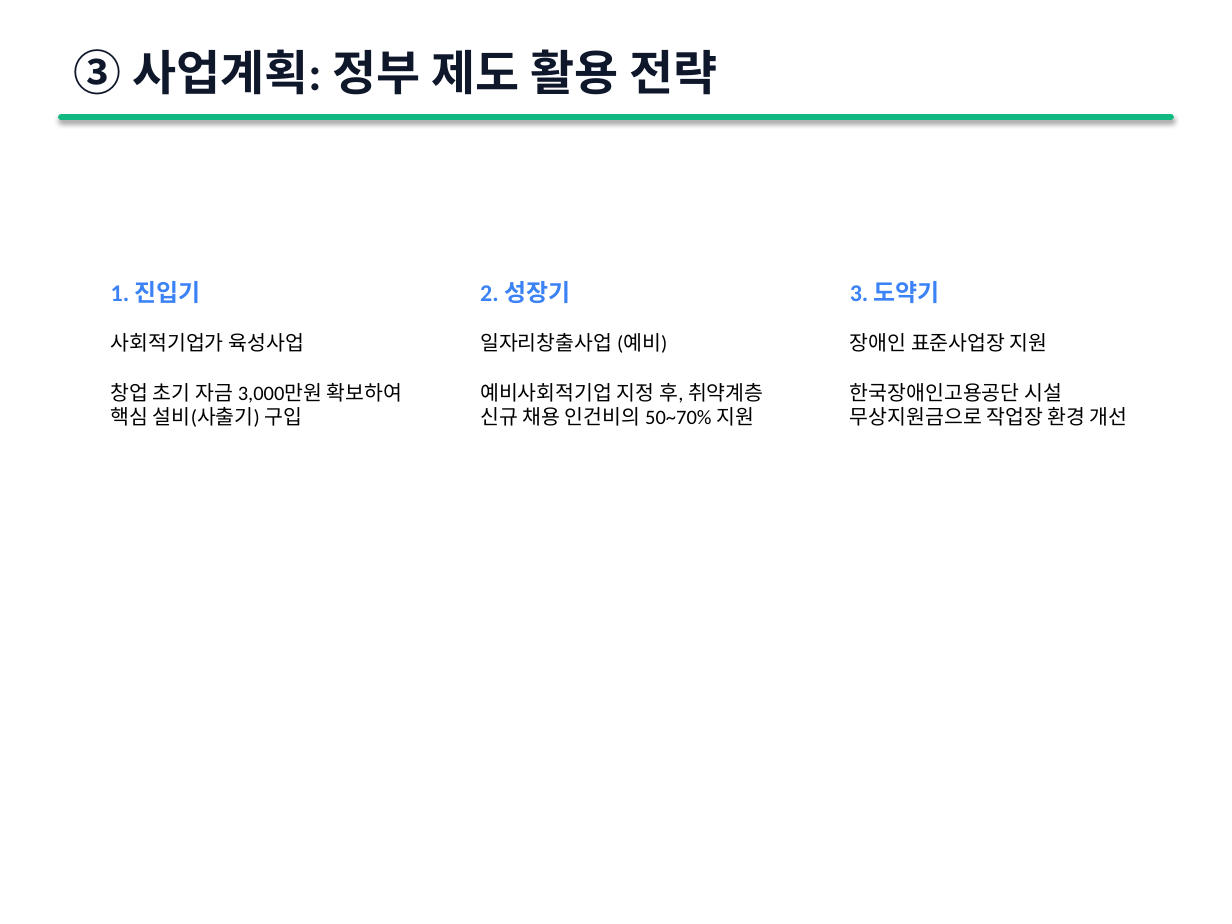
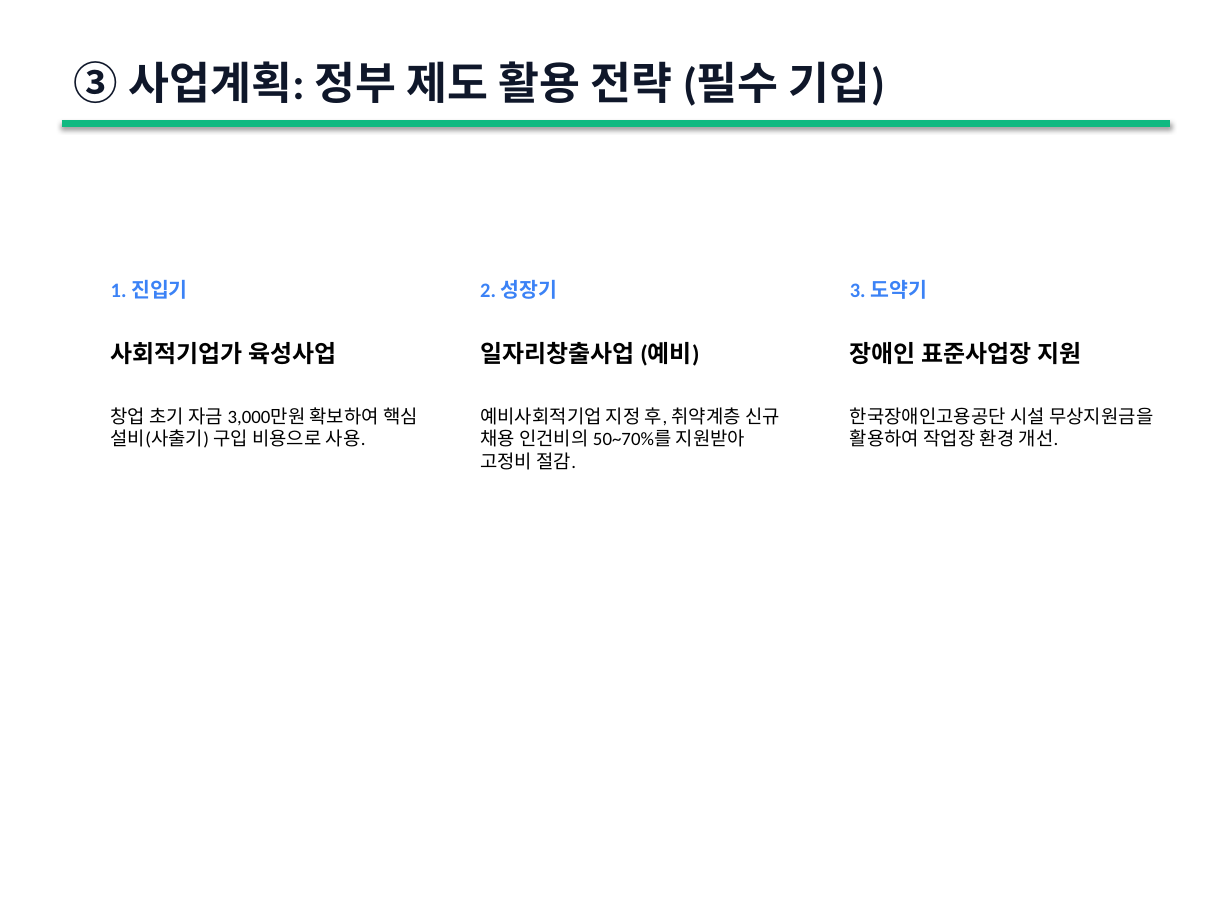
Before and after one commit to ROYSOE/claude-quickstarts, a slide deck: slide 10 of ReSpring_Business_Plan.pptx. Drawn at 1232x924 pixels with LibreOffice and Linux fonts; fonts in the diff are those of the drawing. Boxes give left, top, right and bottom in pixels: in the first picture for what was removed or moved away, otherwise in the second. Text is boxed around its words. In the diff, an @@ line names an element or a change of style, - is before the commit and + after.

```diff
--- a/ReSpring_Business_Plan.pptx
+++ b/ReSpring_Business_Plan.pptx
@@ text at (74,61,885,106): text changed; size 28 to 26 pt @@
-③ 사업계획: 정부 제도 활용 전략
+③ 사업계획: 정부 제도 활용 전략 (필수 기입)
@@ rectangle removed at (62,117,1170,117) @@
@@ line added from (62, 123) to (1170, 123), #10B981 4 pt @@
@@ text at (111,280,337,364): size 14 to 12 pt in "1. 진입기"; size 12 to 14 pt, bold on in "사회적기업가 육성사업" @@
@@ text at (480,280,699,366): size 14 to 12 pt in "2. 성장기"; size 12 to 14 pt, bold on in "일자리창출사업 (예비)" @@
@@ text at (850,280,1081,364): size 14 to 12 pt in "3. 도약기"; size 12 to 14 pt, bold on in "장애인 표준사업장 지원" @@
@@ text at (111,407,418,448): text changed; size 12 to 11 pt @@
-창업 초기 자금 3,000만원 확보하여 핵심 설비(사출기) 구입
+창업 초기 자금 3,000만원 확보하여 핵심 설비(사출기) 구입 비용으로 사용.
@@ text at (480,407,780,470): text changed; size 12 to 11 pt @@
-예비사회적기업 지정 후, 취약계층 신규 채용 인건비의 50~70% 지원
+예비사회적기업 지정 후, 취약계층 신규 채용 인건비의 50~70%를 지원받아 고정비 절감.
@@ text at (850,407,1153,447): text changed; size 12 to 11 pt @@
-한국장애인고용공단 시설 무상지원금으로 작업장 환경 개선
+한국장애인고용공단 시설 무상지원금을 활용하여 작업장 환경 개선.
```
Also in this commit, not shown: 16 other slides changed, 1 other file.
